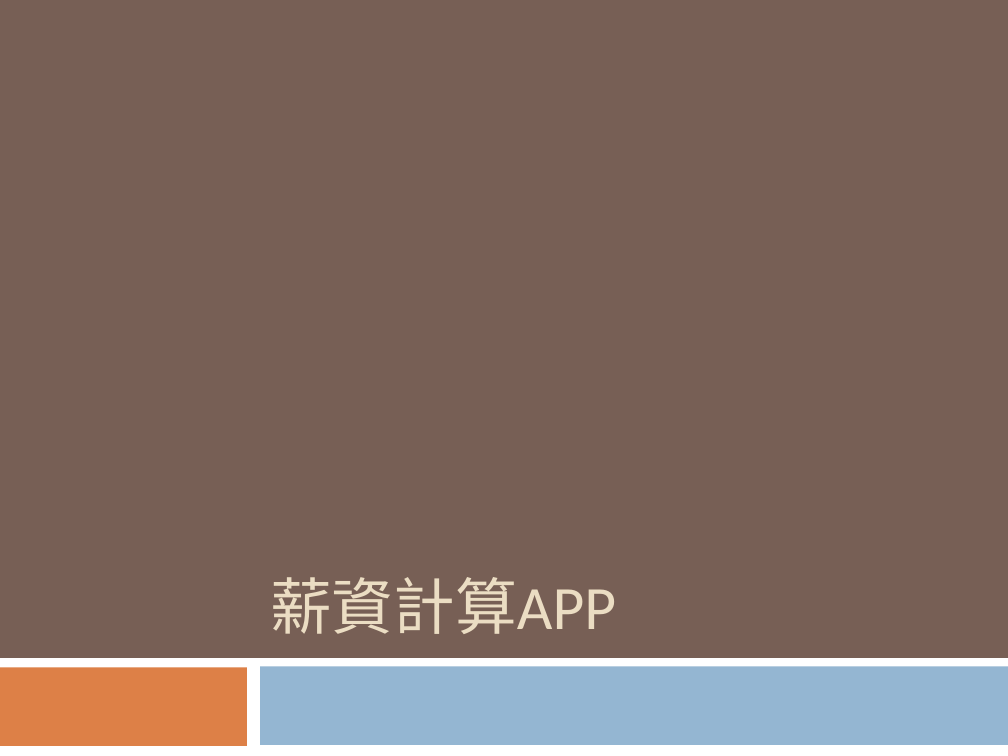
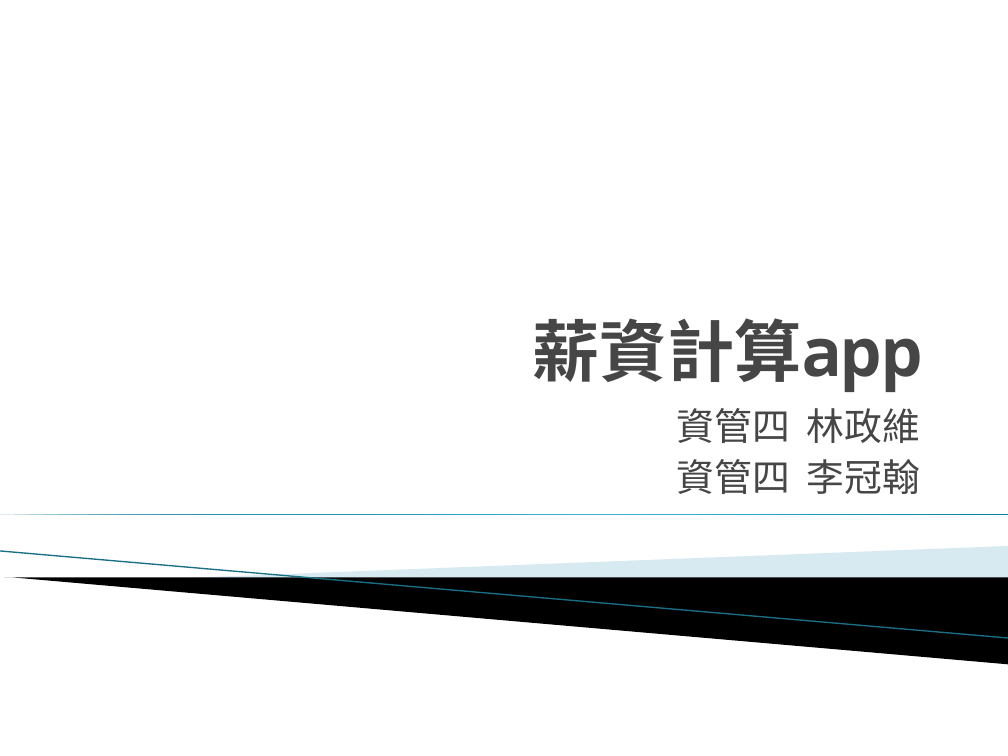
Before and after one commit to hankiris/Multimedia_401530022, a slide deck: slide 1 of 薪資計算app.pptx. Drawn at 1008x756 pixels with LibreOffice and Linux fonts; fonts in the diff are those of the drawing; background and template pictures are left out. Boxes give left, top, right and bottom in pixels: in the first picture for what was removed or moved away, otherwise in the second. Text is boxed around its words. In the diff, an @@ line names an element or a change of style, - is before the commit and + after.

```diff
--- a/薪資計算app.pptx
+++ b/薪資計算app.pptx
@@ background #775F55 to #FFFFFF @@
@@ title at (533, 318, 923, 392): text changed; size 44 to 48 pt; font Calibri to Noto Sans Mono; text colour #EBDDC3 to #464646; bold on @@
-薪資計算APP
+薪資計算app
@@ subtitle added at (677, 408, 920, 494), 27 pt, text #464646 @@
+資管四 林政維
+資管四 李冠翰
@@ right triangle added at (0, 514, 1008, 514), fill gradient #007896 to #4CBBDF @@
@@ line added from (0, 551) to (1008, 638), #97C5D8 0.95 pt @@
@@ freeform shape added at (186, 546, 1008, 600), fill #A0CBDC at 40% opacity @@
@@ freeform shape added at (4, 578, 1008, 664), fill #000000 @@
@@ rectangle removed at (0, 658, 1008, 756) @@
@@ rectangle removed at (0, 667, 247, 746) @@
@@ rectangle removed at (260, 666, 1008, 745) @@
```
Also in this commit, not shown: 6 other slides changed, 1 slide added.
